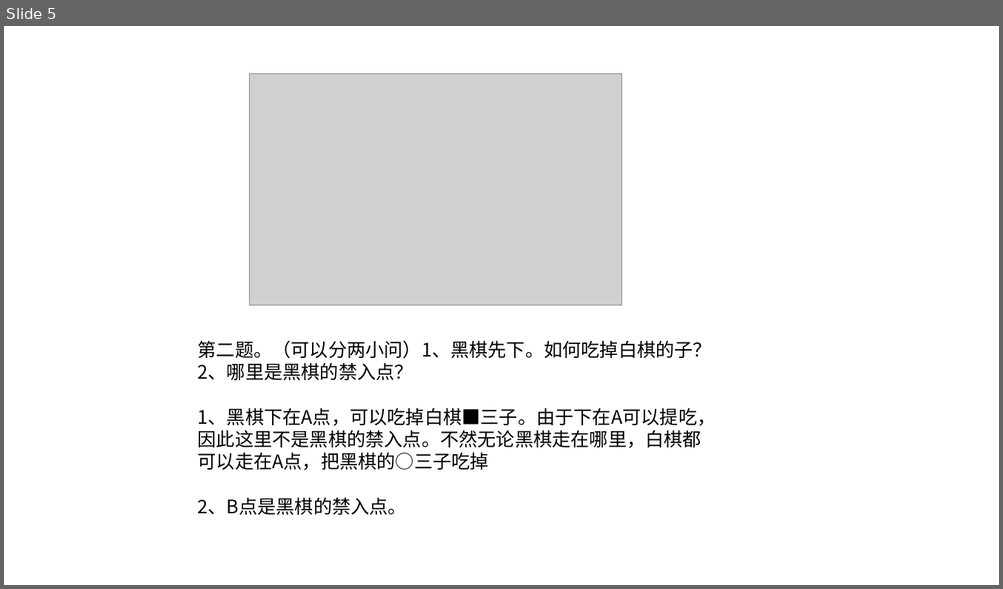
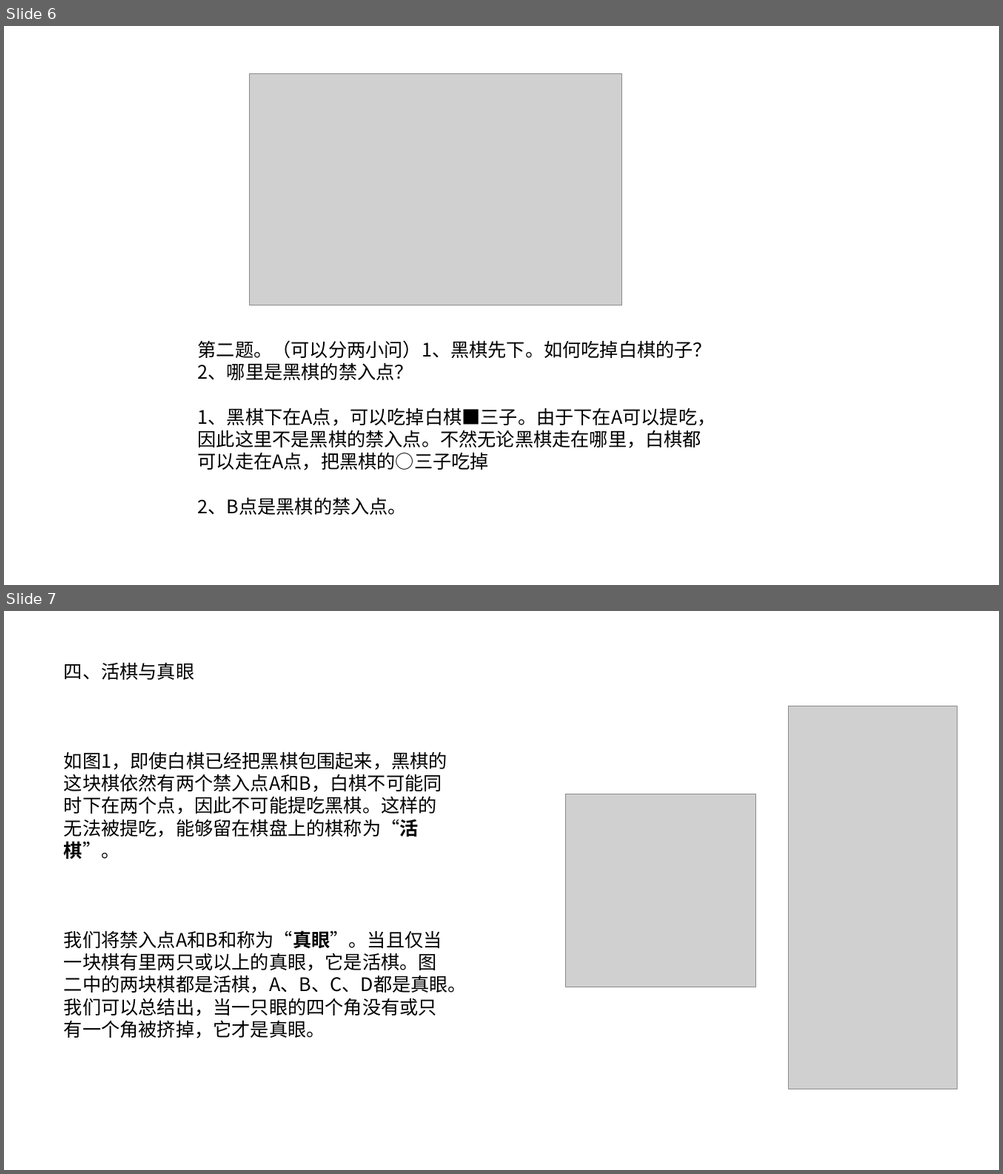
Before and after one commit to GeorgeWang2000/3D_chess_education, a slide deck: document/围棋.pptx. Shown one above the other, each under a label of ours: slide 5 before the commit, slides 6 and 7 after it. The pictures are 1003x589 and 1003x1174 pixels, drawn with LibreOffice and Linux fonts; fonts in the diff are those of the drawing; grey boxes stand for pictures. Boxes give left, top, right and bottom in pixels: in the first picture for what was removed or moved away, otherwise in the second. Text is boxed around its words. In the diff, an @@ line names an element or a change of style, - is before the commit and + after.

```diff
--- a/document/围棋.pptx
+++ b/document/围棋.pptx
@@ slide 7 added at (4, 611, 999, 1170), background #FFFFFF @@
@@ text added at (64, 662, 466, 1039), 18 pt, text #000000 @@
+四、活棋与真眼
+如图1，即使白棋已经把黑棋包围起来，黑棋的这块棋依然有两个禁入点A和B，白棋不可能同时下在两个点，因此不可能提吃黑棋。这样的无法被提吃，能够留在棋盘上的棋称为“活棋”。
+我们将禁入点A和B和称为“真眼”。当且仅当一块棋有里两只或以上的真眼，它是活棋。图二中的两块棋都是活棋，A、B、C、D都是真眼。我们可以总结出，当一只眼的四个角没有或只有一个角被挤掉，它才是真眼。
@@ picture added at (788, 706, 958, 1089) @@
@@ picture added at (566, 795, 756, 987) @@
@@ what was slide 5 is now slide 6 @@
```
Also in this commit, not shown: 3 slides changed, 3 other slides added, 3 other files.
